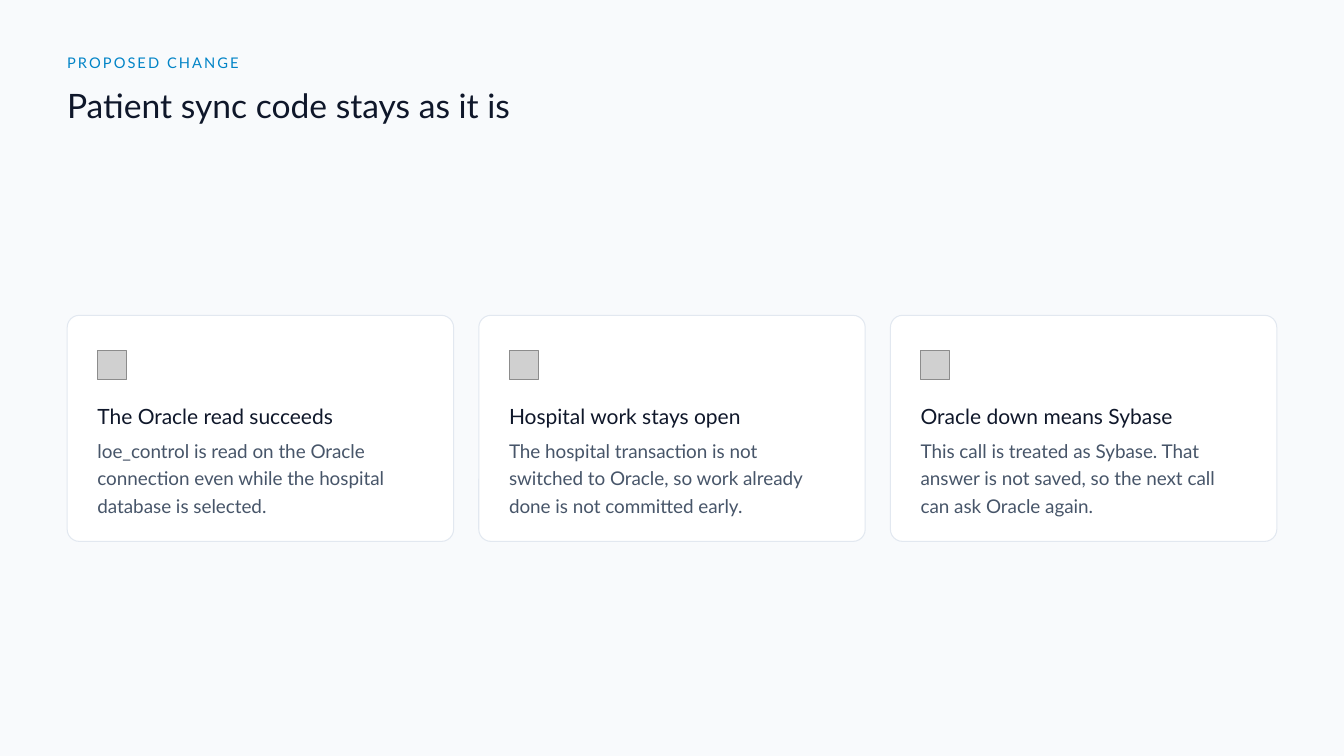
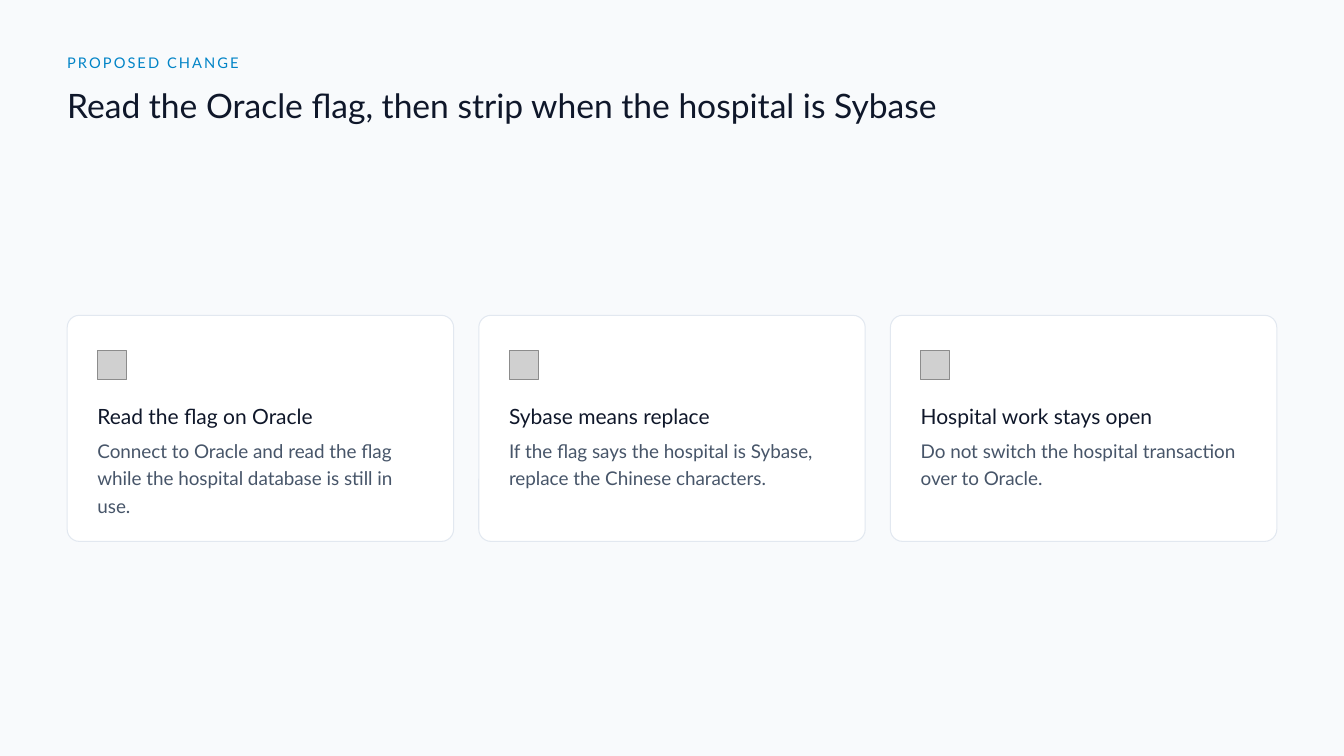
Before and after one commit to DragonChong/HA-Notes, a slide deck: slide 5 of SDLC/Projects/TMP-oracle-route-lookup — Oracle route lookup/assets/Oracle route lookup.pptx (slide 4 before the commit). Drawn at 1344x756 pixels with LibreOffice and Linux fonts; fonts in the diff are those of the drawing; grey boxes stand for pictures. Boxes give left, top, right and bottom in pixels: in the first picture for what was removed or moved away, otherwise in the second. Text is boxed around its words. In the diff, an @@ line names an element or a change of style, - is before the commit and + after.

```diff
--- a/SDLC/Projects/TMP-oracle-route-lookup — Oracle route lookup/assets/Oracle route lookup.pptx
+++ b/SDLC/Projects/TMP-oracle-route-lookup — Oracle route lookup/assets/Oracle route lookup.pptx
@@ text at (67,93,936,124): text changed @@
-Patient sync code stays as it is
+Read the Oracle flag, then strip when the hospital is Sybase
@@ text at (97,408,313,428): text changed @@
-The Oracle read succeeds
+Read the flag on Oracle
@@ text at (509,408,709,428): text changed @@
-Hospital work stays open
+Sybase means replace
@@ text at (921,408,1152,428): text changed @@
-Oracle down means Sybase
+Hospital work stays open
@@ text at (97,444,392,513): text changed @@
-loe_control is read on the Oracle connection even while the hospital database is selected.
+Connect to Oracle and read the flag while the hospital database is still in use.
@@ text at (509,444,813,489): text changed @@
-The hospital transaction is not switched to Oracle, so work already done is not committed early.
+If the flag says the hospital is Sybase, replace the Chinese characters.
@@ text at (921,444,1236,485): text changed @@
-This call is treated as Sybase. That answer is not saved, so the next call can ask Oracle again.
+Do not switch the hospital transaction over to Oracle.
```
Also in this commit, not shown: 4 other slides changed, 3 slides added, 2 slides removed, 3 other files.
